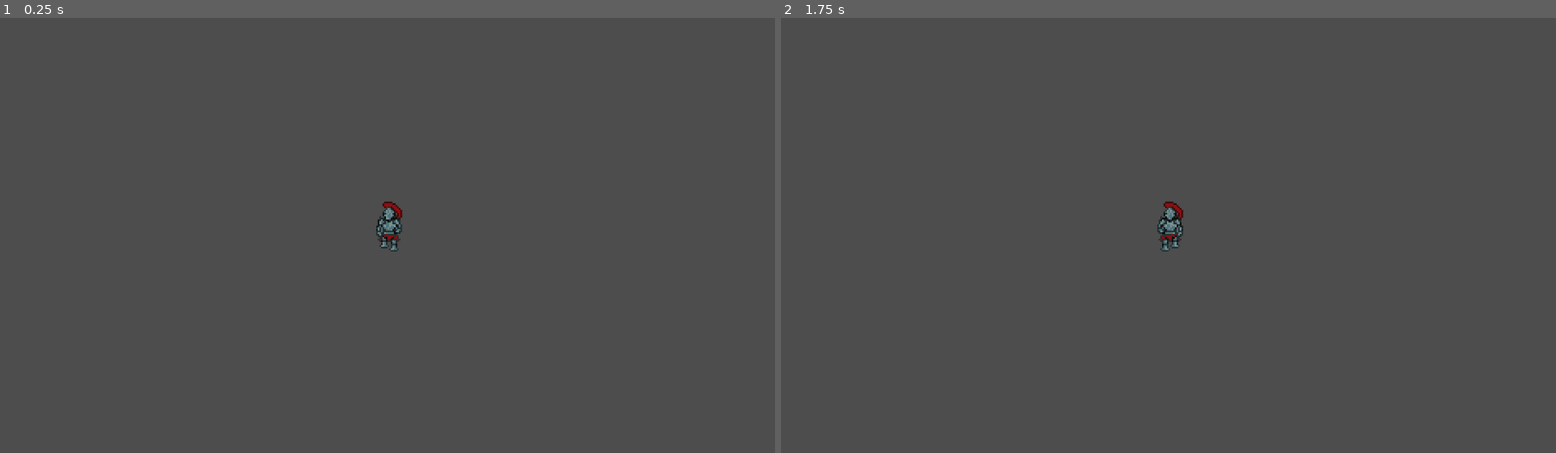
Above: before the commit, frames 1-2 (left to right).
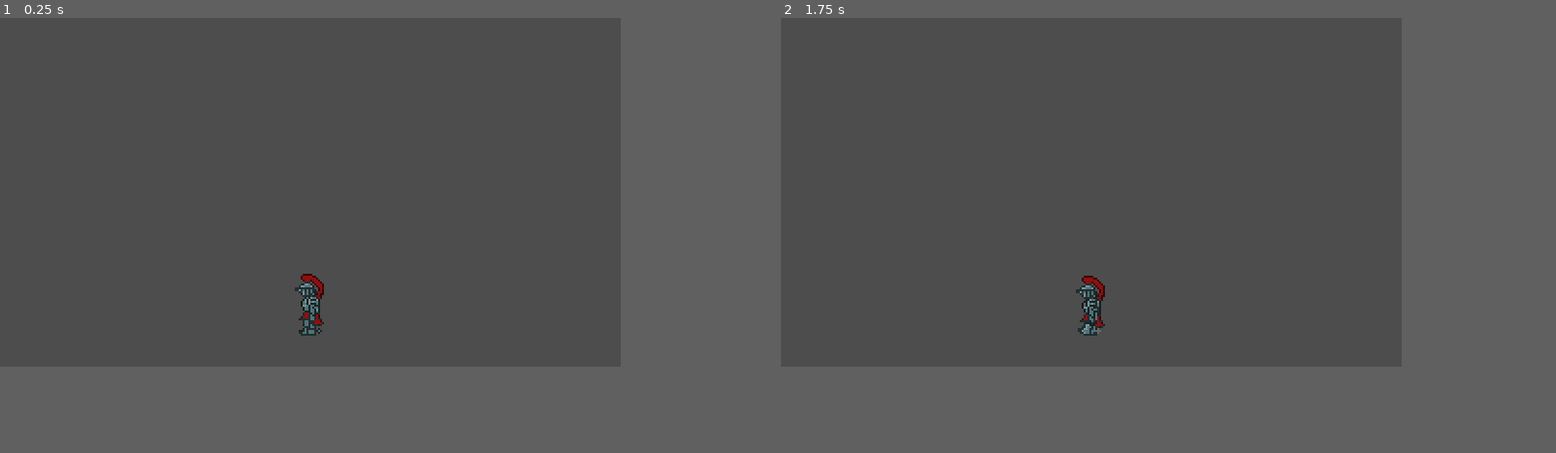
Above: after the commit, the same moments.

Repository: HiluLagos/Project-Neverending
Game: Godot game, scene res://Scenes/game.tscn
Two runs of this game, one before a commit and one after it. Both use one fixed random seed, a clock stepped at 60 frames per second and the inputs below.
Inputs:
- Up to frame 1 (0.25 s): no input
- Up to frame 2 (1.75 s): tap Enter at 1.25 s
The window is 799x449 before the commit and 640x360 after it. Grey fills any space a smaller window leaves; there, only what the larger window draws over its background counts as a difference.

The runs differ from the first frame. In frame 1, 0.6% of the frame differs, in the area x 38-52%, y 42-74%; in frame 2, 0.6%.

Commit message:
full screen

Diff:
--- a/Scenes/game.tscn
+++ b/Scenes/game.tscn
@@ -6,6 +6,6 @@
 
 [node name="Player" parent="." instance=ExtResource("1_ceeyh")]
 
-[node name="Camera2D2" type="Camera2D" parent="Player"]
-position = Vector2(1, 3)
+[node name="Camera2D2" type="Camera2D" parent="."]
+position = Vector2(2, -61)
 zoom = Vector2(2, 2)
--- a/Scenes/player.tscn
+++ b/Scenes/player.tscn
@@ -69,6 +69,5 @@
 [node name="AnimatedSprite2D" type="AnimatedSprite2D" parent="."]
 position = Vector2(2, -3)
 sprite_frames = SubResource("SpriteFrames_6b2xe")
-animation = &"back"
-autoplay = "back"
-frame_progress = 0.117716
+animation = &"left_right"
+autoplay = "left_right"
--- a/project.godot
+++ b/project.godot
@@ -17,8 +17,11 @@
 
 [display]
 
-window/size/viewport_width=960
-window/size/viewport_height=540
+window/size/viewport_width=640
+window/size/viewport_height=360
+window/stretch/mode="viewport"
+window/stretch/aspect="expand"
+window/stretch/scale_mode="integer"
 
 [rendering]
 
